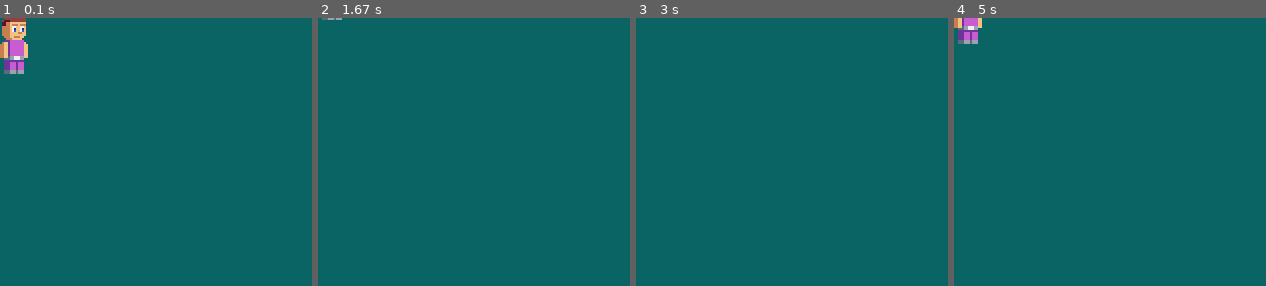
Above: before the commit, frames 1-4 (left to right).
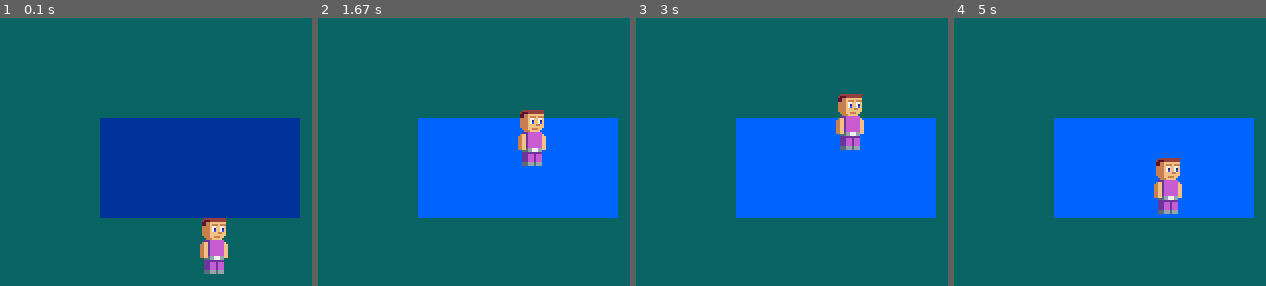
Above: after the commit, the same moments.

Repository: tonikem/Pygame-opetus
Game: pygame game, started from game.py
Same seed, same stepped clock (60 frames per second), same inputs: the game is played once before the commit and once after it.
Inputs:
- Up to frame 1 (0.1 s): no input
- Up to frame 2 (1.67 s): hold Up 0.33-0.8 s; hold Down 0.83-1.13 s; hold Up 1.17-1.53 s; hold Down from 1.57 s (still down)
- Up to frame 3 (3 s): release Down at 1.93 s; hold Up 1.97-2.27 s; hold Down 2.3-2.6 s; hold Up from 2.63 s (still down)
- Up to frame 4 (5 s): release Up at 3 s; hold Down 3.03-3.4 s; hold Up 3.43-3.73 s; hold Down 3.77-4.07 s; hold Up 4.1-4.47 s; hold Down 4.5-4.87 s; hold Up from 4.9 s (still down)

The runs differ from the first frame. In frame 1, 27% of the frame differs, in the area x 0-97%, y 0-96%; in frame 2, 24%; in frame 3, 25%; in frame 4, 25%.

Commit message:
Cropped img toimii

Diff:
--- a/game.py
+++ b/game.py
@@ -10,23 +10,35 @@
         self.clock = pygame.time.Clock()
 
         # Main character
-        self.hero_img = pygame.image.load("assets/sprites/Hero.png").convert()
-        self.hero_img.set_colorkey((0, 0, 0))
-        self.hero_pos = [0, 0]
+        self.img = pygame.image.load("assets/sprites/Hero.png").convert()
+        self.img.set_colorkey((0, 0, 0))
+        self.img_pos = [100, 100]
         self.movement = [False, False]
-        self.speed = 1
+        self.speed = 2
+        self.cropped_region = (0, 20, 14, 28)
+
+        self.collision_area = pygame.Rect(50, 50, 100, 50)
 
     def run(self):
         while True:
             self.screen.fill((10, 100, 100))
 
             if self.movement[0]:
-                self.hero_pos[1] += -self.speed
+                self.img_pos[1] += -self.speed
             if self.movement[1]:
-                self.hero_pos[1] += self.speed
+                self.img_pos[1] += self.speed
 
-            cropped_region = (0, 20, 14, 28)
-            self.screen.blit(self.hero_img, self.hero_pos, cropped_region)
+            cropped_width = self.cropped_region[2]
+            cropped_height = self.cropped_region[3]
+
+            img_r = pygame.Rect(self.img_pos[0], self.img_pos[1], cropped_width, cropped_height)
+
+            if img_r.colliderect(self.collision_area):
+                pygame.draw.rect(self.screen, (0, 100, 255), self.collision_area)
+            else:
+                pygame.draw.rect(self.screen, (0, 50, 155), self.collision_area)
+
+            self.screen.blit(self.img, self.img_pos, self.cropped_region)
 
             for event in pygame.event.get():
                 if event.type == pygame.QUIT:
